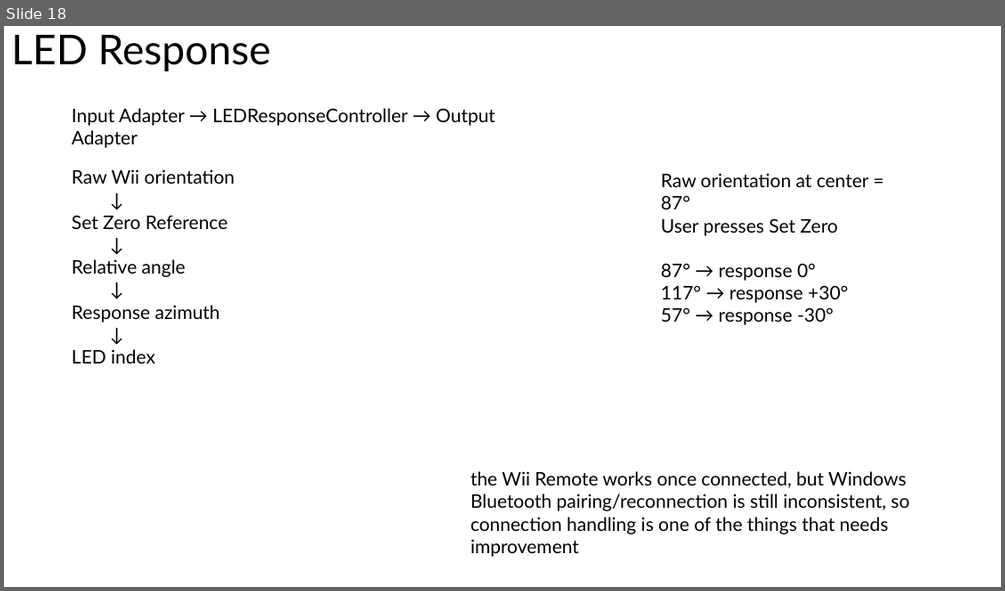
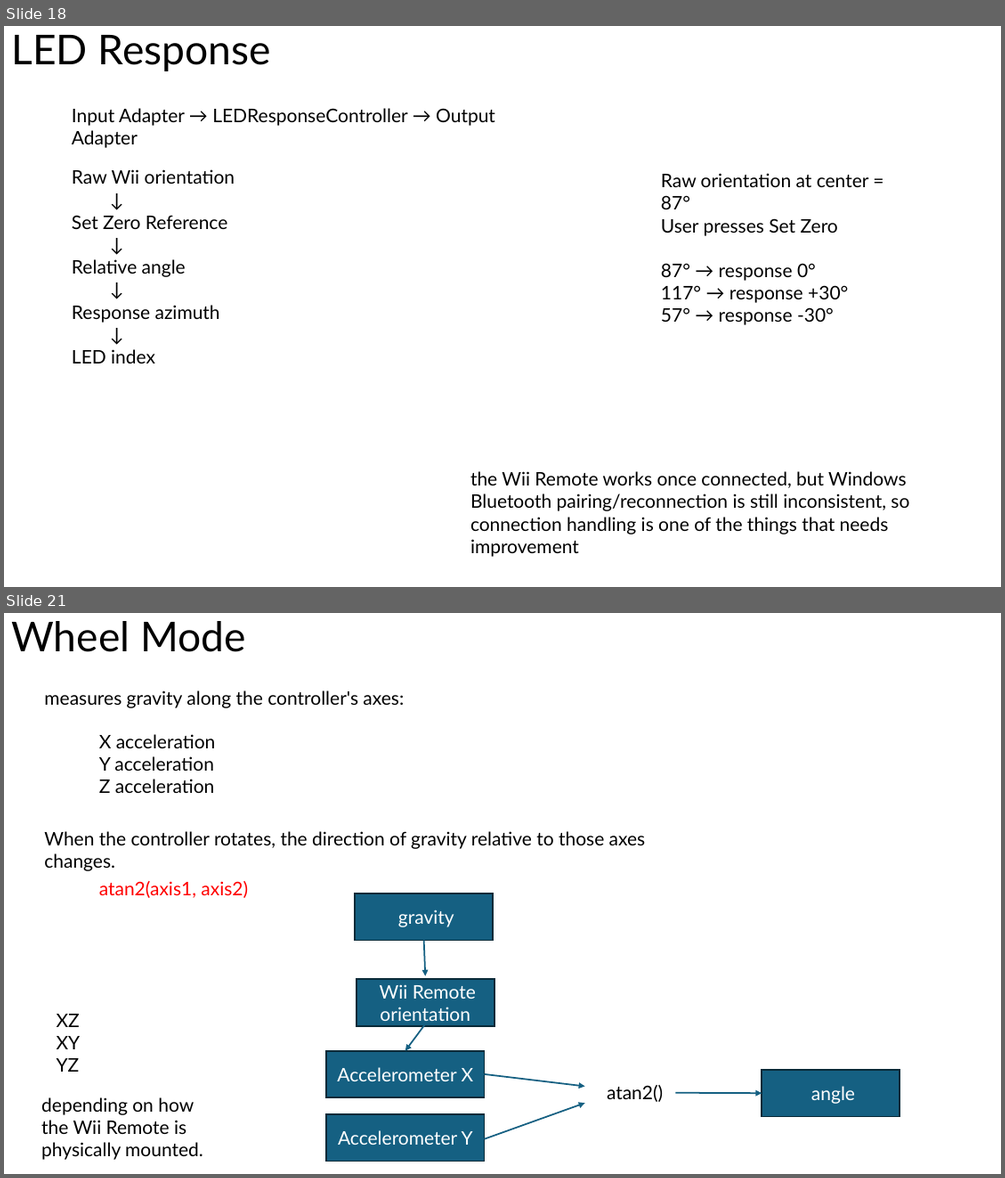
Before and after one commit to Won-Jang/VisualTrackingCore, a slide deck: docs/doc.pptx. Shown one above the other, each under a label of ours: slide 18 before the commit, slides 18 and 21 after it; the slides between them are not shown. The pictures are 1005x591 and 1005x1178 pixels, drawn with LibreOffice and Linux fonts; fonts in the diff are those of the drawing. Boxes give left, top, right and bottom in pixels: in the first picture for what was removed or moved away, otherwise in the second. Text is boxed around its words. In the diff, an @@ line names an element or a change of style, - is before the commit and + after.

```diff
--- a/docs/doc.pptx
+++ b/docs/doc.pptx
@@ slide 21 added at (4, 613, 1001, 1174), background #FFFFFF @@
@@ title added at (11, 621, 246, 652), 39.6 pt, text #000000 @@
+Wheel Mode
@@ text added at (44, 690, 404, 708), 18 pt, text #000000 @@
+measures gravity along the controller's axes:
@@ text added at (99, 734, 216, 793), 18 pt, text #000000 @@
+X acceleration
+Y acceleration
+Z acceleration
@@ text added at (44, 831, 646, 849), 18 pt, text #000000 @@
+When the controller rotates, the direction of gravity relative to those axes changes.
@@ text added at (99, 881, 248, 898), 18 pt, text #FF0000 @@
+atan2(axis1, axis2)
@@ rectangle added at (355, 893, 493, 940), fill #156082, outline #092A39 1.5 pt, 18 pt, text #FFFFFF @@
+gravity
@@ arrow added from (424, 941) to (425, 976), #156082 1.5 pt @@
@@ rectangle added at (356, 980, 494, 1026), fill #156082, outline #092A39 1.5 pt, 18 pt, text #FFFFFF @@
+Wii Remote orientation
@@ text added at (57, 1013, 81, 1071), 18 pt, text #000000 @@
+XZ
+XY
+YZ
@@ arrow added from (425, 1025) to (405, 1051), #156082 1.5 pt @@
@@ rectangle added at (326, 1051, 484, 1097), fill #156082, outline #092A39 1.5 pt, 18 pt, text #FFFFFF @@
+Accelerometer X
@@ arrow added from (484, 1074) to (585, 1086), #156082 1.5 pt @@
@@ text added at (607, 1085, 663, 1102), 18 pt, text #000000 @@
+atan2()
@@ arrow added from (676, 1093) to (761, 1093), #156082 1.5 pt @@
@@ rectangle added at (761, 1070, 900, 1116), fill #156082, outline #092A39 1.5 pt, 18 pt, text #FFFFFF @@
+angle
@@ text added at (41, 1097, 203, 1159), 18 pt, text #000000 @@
+depending on how the Wii Remote is physically mounted.
@@ rectangle added at (326, 1114, 484, 1160), fill #156082, outline #092A39 1.5 pt, 18 pt, text #FFFFFF @@
+Accelerometer Y
@@ arrow added from (484, 1139) to (585, 1103), #156082 1.5 pt @@
```
Also in this commit, not shown: 11 other slides added, 4 slides removed.
